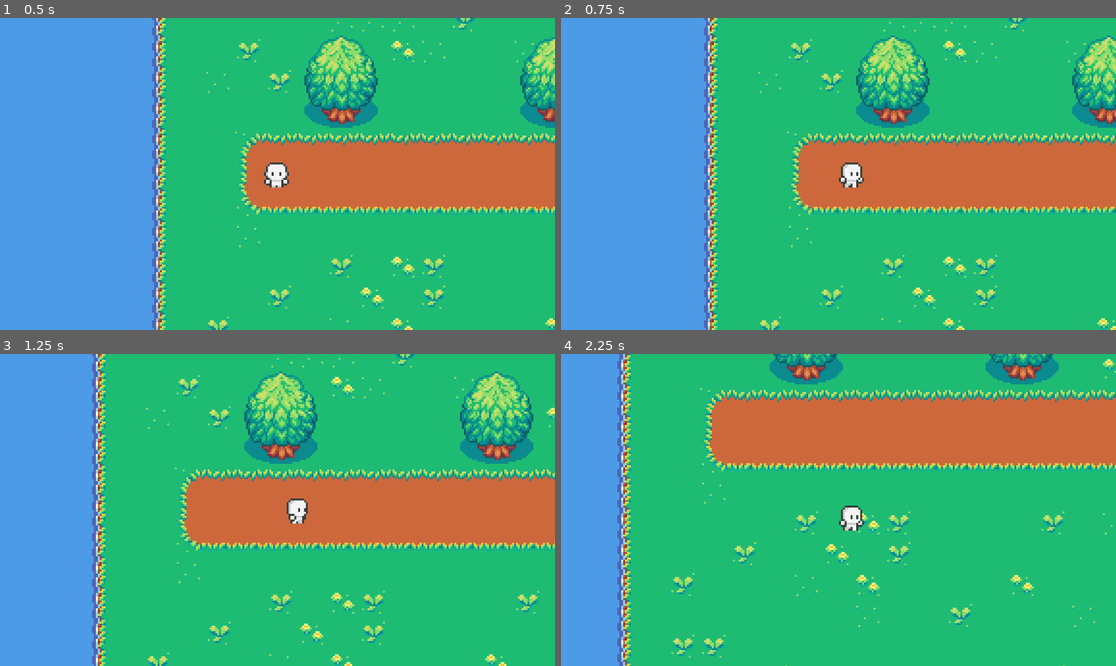
Above: before the commit, frames 1-4 (two rows, left to right).
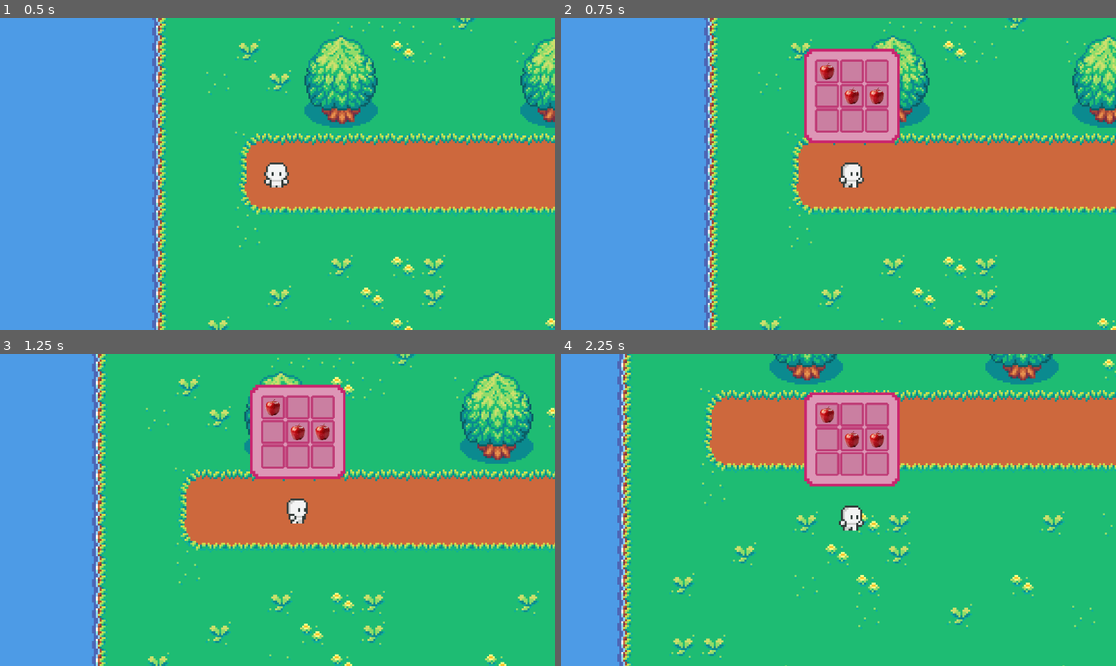
Above: after the commit, the same moments.

Repository: TOT00O/sevenn
Game: Godot game, scene res://game.tscn
Same seed, same stepped clock (60 frames per second), same inputs: the game is played once before the commit and once after it.
Inputs:
- Up to frame 1 (0.5 s): no input
- Up to frame 2 (0.75 s): tap Enter (ui_accept) at 0.5 s; hold D (move_right) from 0.53 s (still down); tap I (i) at 0.6 s
- Up to frame 3 (1.25 s): keep holding D (move_right); tap Enter (ui_accept) at 0.77 s
- Up to frame 4 (2.25 s): release D (move_right) at 1.28 s; hold S (move_down) 1.28-2.03 s; tap I (i) at 1.35, 2.1 s; tap Enter (ui_accept) at 1.52 s; hold D (move_right) from 2.03 s (still down)

Frame 1 is identical in both runs. In frame 2, 5.2% of the frame differs, in the area x 43-62%, y 9-41%; in frame 3, 5.2%, in the area x 45-63%, y 9-41%; in frame 4, 5.2%.

Commit message:
charui
only the looks, coding later.....

Diff:
--- /dev/null
+++ b/inventory/charview_ui.tscn
@@ -0,0 +1,67 @@
+[gd_scene load_steps=3 format=3 uid="uid://cdd56rwnt8ag7"]
+
+[ext_resource type="Texture2D" uid="uid://djq8pyoqg3el1" path="res://assets/invbg.png" id="1_faeew"]
+[ext_resource type="PackedScene" uid="uid://clrfqhqg6b23o" path="res://inventory/inv_ui_slot.tscn" id="2_iwacg"]
+
+[node name="charviewUI" type="Control"]
+layout_mode = 3
+anchors_preset = 15
+anchor_right = 1.0
+anchor_bottom = 1.0
+offset_right = -534.0
+offset_bottom = -160.0
+grow_horizontal = 2
+grow_vertical = 2
+
+[node name="NinePatchRect" type="NinePatchRect" parent="."]
+custom_minimum_size = Vector2(0, 488)
+layout_mode = 0
+offset_right = 618.0
+offset_bottom = 488.0
+texture = ExtResource("1_faeew")
+patch_margin_left = 30
+patch_margin_top = 30
+patch_margin_right = 30
+patch_margin_bottom = 30
+
+[node name="inv_UI_slot" parent="NinePatchRect" instance=ExtResource("2_iwacg")]
+layout_mode = 0
+offset_left = 42.0
+offset_top = 46.0
+offset_right = 167.0
+offset_bottom = 170.0
+scale = Vector2(2, 2)
+
+[node name="inv_UI_slot8" parent="NinePatchRect" instance=ExtResource("2_iwacg")]
+layout_mode = 0
+offset_left = 56.0
+offset_top = 311.0
+offset_right = 181.0
+offset_bottom = 435.0
+scale = Vector2(1, 1)
+
+[node name="GridContainer" type="GridContainer" parent="NinePatchRect"]
+layout_mode = 0
+offset_left = 317.0
+offset_top = 54.0
+offset_right = 620.0
+offset_bottom = 473.0
+columns = 2
+
+[node name="inv_UI_slot2" parent="NinePatchRect/GridContainer" instance=ExtResource("2_iwacg")]
+layout_mode = 2
+
+[node name="inv_UI_slot3" parent="NinePatchRect/GridContainer" instance=ExtResource("2_iwacg")]
+layout_mode = 2
+
+[node name="inv_UI_slot4" parent="NinePatchRect/GridContainer" instance=ExtResource("2_iwacg")]
+layout_mode = 2
+
+[node name="inv_UI_slot5" parent="NinePatchRect/GridContainer" instance=ExtResource("2_iwacg")]
+layout_mode = 2
+
+[node name="inv_UI_slot6" parent="NinePatchRect/GridContainer" instance=ExtResource("2_iwacg")]
+layout_mode = 2
+
+[node name="inv_UI_slot7" parent="NinePatchRect/GridContainer" instance=ExtResource("2_iwacg")]
+layout_mode = 2
--- a/inventory/inv_ui_slot.tscn
+++ b/inventory/inv_ui_slot.tscn
@@ -26,5 +26,4 @@
 layout_mode = 2
 
 [node name="item_display" type="Sprite2D" parent="CenterContainer/Panel"]
-position = Vector2(-20, -20)
-scale = Vector2(1, 1)
+scale = Vector2(0.3, 0.3)
--- a/spritecahr.tscn
+++ b/spritecahr.tscn
@@ -401,10 +401,10 @@
 shape = SubResource("CircleShape2D_3goc0")
 
 [node name="Inv_UI" parent="." instance=ExtResource("6_2d0jo")]
-offset_left = 320.0
-offset_top = -63.0
-offset_right = 320.0
-offset_bottom = -63.0
+offset_left = -25.0
+offset_top = -65.0
+offset_right = 471.0
+offset_bottom = 424.0
 
 [node name="Camera2D" type="Camera2D" parent="."]
 zoom = Vector2(4, 4)
